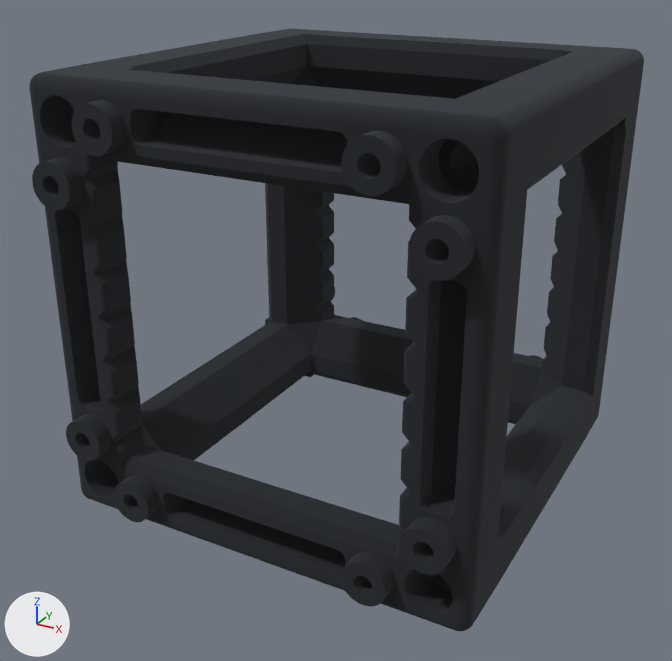
One commit to the glTF model examples/designs/primitives/cube-skeleton.dsn/_objects.gltf: the scene before it, then after it.
Both versions are drawn from a camera (50 mm lens) standing at (0.0475, -0.0923, 0.0385) and looking at (-0.0013, -0.0036, -0.0059). The axes (+X, +Y, +Z) are drawn at lower left. The lights are the same throughout. The older version comes first.

The older version as bpy lines, for what is in view:
```python
me_prt___1003___cubhlf111___v04 = bpy.data.meshes.new('PRT_-_1003_-_CUBHLF111_-_V04')
me_prt___1003___cubhlf111___v04.from_pydata(...)  # 32695 vertices, 65406 faces; spans x -0.0249..0.0249, y -0.0198..0.0269, z -0.0249..0.0249
me_prt___1003___cubhlf111___v04.materials.append(mat_mat_0)  # dark grey #4f5358
ob_prt___1003___cubhlf111___v04 = bpy.data.objects.new('PRT_-_1003_-_CUBHLF111_-_V04', me_prt___1003___cubhlf111___v04)
ob_prt___1003___cubhlf111___v04.parent = ob_design_001
ob_prt___1003___cubhlf111___v04.location = (0.0, 0.0, 0.0)
ob_prt___1003___cubhlf111___v04_001 = bpy.data.objects.new('PRT_-_1003_-_CUBHLF111_-_V04.001', me_prt___1003___cubhlf111___v04)
ob_prt___1003___cubhlf111___v04_001.parent = ob_design_002
ob_prt___1003___cubhlf111___v04_001.location = (0.0, 0.0, 0.0)
```
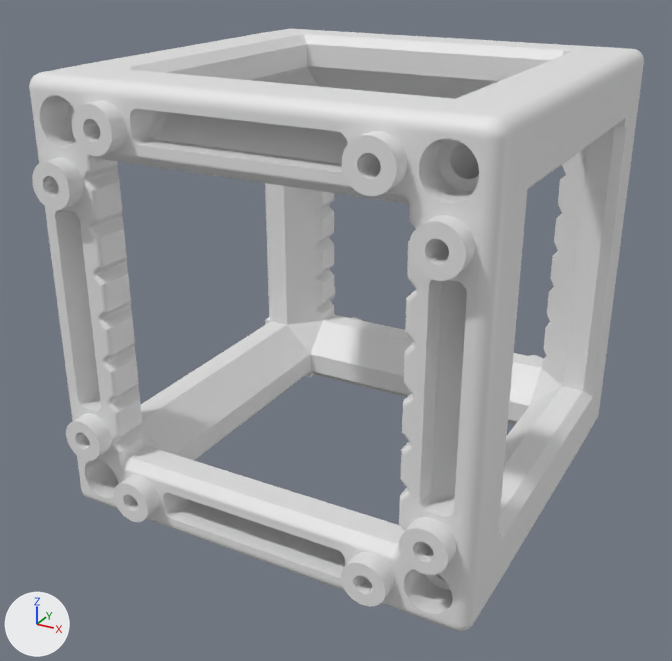
Pixel boxes [x1, y1, x2, y2] of what changed, in the pictures (672 x 661 px):
'PRT_-_1003_-_CUBHLF111_-_V04.001', recoloured (dark grey to white)
    both: [29, 52, 632, 631]
'PRT_-_1003_-_CUBHLF111_-_V04', recoloured (dark grey to white)
    both: [88, 29, 644, 585]

What the commit changed:
me_prt___1003___cubhlf111___v04 has 32695 vertices, 65406 faces and spans x -0.0249..0.0249, y -0.0198..0.0269, z -0.0249..0.0249.
me_prt___1003___cubhlf111___v04 no longer uses material mat_mat_0 (dark grey #4f5358).
